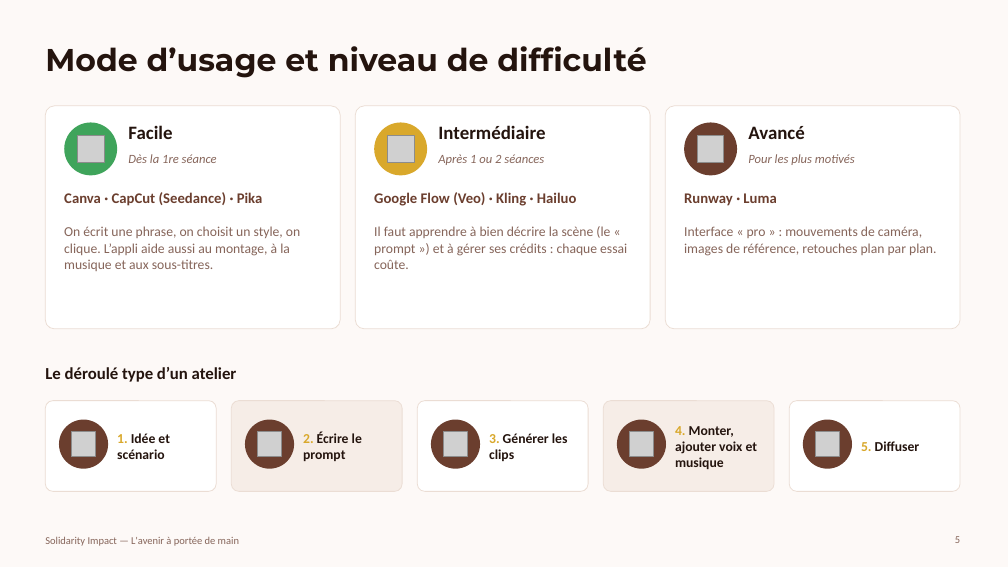
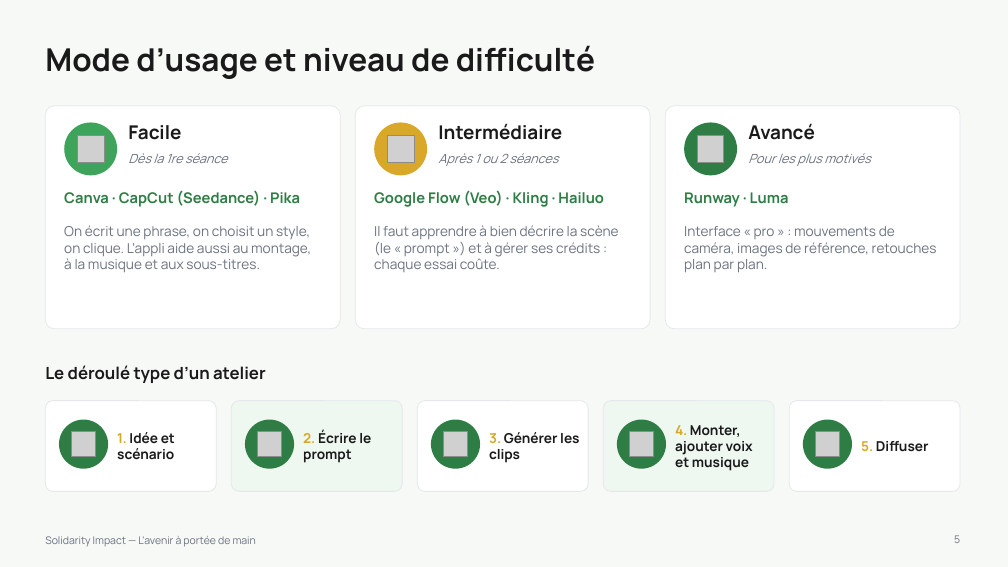
Before and after one commit to Sontsa1998/solidarity-impact, a slide deck: slide 5 of presentations/Benchmark_IA_video.pptx. Drawn at 1008x567 pixels with LibreOffice and Linux fonts; fonts in the diff are those of the drawing; grey boxes stand for pictures; background and template pictures are left out. Boxes give left, top, right and bottom in pixels: in the first picture for what was removed or moved away, otherwise in the second. Text is boxed around its words. In the diff, an @@ line names an element or a change of style, - is before the commit and + after.

```diff
--- a/presentations/Benchmark_IA_video.pptx
+++ b/presentations/Benchmark_IA_video.pptx
@@ background #FDF9F7 to #F7F9F7 @@
@@ title "Mode d’usage et niveau de ..." at (x1=45, y1=45, x2=595, y2=79): font Montserrat to Manrope, text colour #24140E to #1A1A1A @@
@@ font Calibri to Manrope, text colour #6B3E2E to #2E7D44 in 3 elements at (x1=64, y1=190, x2=300, y2=207), (x1=374, y1=190, x2=604, y2=207), (x1=684, y1=192, x2=789, y2=207) @@
@@ text "1. Idée et scénario" at (x1=117, y1=432, x2=175, y2=459): font Calibri to Manrope; text colour #24140E to #1A1A1A in "Idée et scénario" @@
@@ rounded rectangle at (x1=231, y1=401, x2=402, y2=492): fill #F6EDE7 to #EEF7F0; outline #EBDDD4 0.75 pt to #E5E7EB 0.75 pt @@
@@ text "2. Écrire le prompt" at (x1=303, y1=430, x2=371, y2=463): font Calibri to Manrope; text colour #24140E to #1A1A1A in "Écrire le prompt" @@
@@ text "3. Générer les clips" at (x1=489, y1=432, x2=579, y2=463): font Calibri to Manrope; text colour #24140E to #1A1A1A in "Générer les clips" @@
@@ rounded rectangle at (x1=603, y1=401, x2=774, y2=492): fill #F6EDE7 to #EEF7F0; outline #EBDDD4 0.75 pt to #E5E7EB 0.75 pt @@
@@ font Calibri to Manrope, text colour #24140E to #1A1A1A in 5 elements at (x1=128, y1=125, x2=181, y2=140), (x1=438, y1=124, x2=562, y2=140), (x1=748, y1=124, x2=815, y2=140), (x1=45, y1=365, x2=266, y2=383), (x1=675, y1=425, x2=753, y2=471) @@
@@ outline #EBDDD4 0.75 pt to #E5E7EB 0.75 pt in 6 elements at (x1=45, y1=106, x2=340, y2=329), (x1=355, y1=106, x2=650, y2=329), (x1=665, y1=106, x2=960, y2=329), (x1=45, y1=401, x2=216, y2=492), (x1=417, y1=401, x2=588, y2=492), (x1=789, y1=401, x2=960, y2=492) @@
@@ text "5. Diffuser" at (x1=861, y1=441, x2=929, y2=452): font Calibri to Manrope; text colour #24140E to #1A1A1A in "Diffuser" @@
@@ fill #6B3E2E to #2E7D44 in 6 elements at (x1=684, y1=123, x2=737, y2=175), (x1=59, y1=420, x2=108, y2=469), (x1=245, y1=420, x2=294, y2=469), (x1=431, y1=420, x2=480, y2=469), (x1=617, y1=420, x2=666, y2=469), (x1=803, y1=420, x2=852, y2=469) @@
@@ font Calibri to Manrope, text colour #86655A to #6B7280 in 8 elements at (x1=128, y1=153, x2=227, y2=163), (x1=64, y1=225, x2=311, y2=272), (x1=438, y1=153, x2=558, y2=166), (x1=374, y1=225, x2=618, y2=272), (x1=748, y1=153, x2=870, y2=166), (x1=684, y1=226, x2=937, y2=273), (x1=954, y1=535, x2=960, y2=543), (x1=45, y1=536, x2=256, y2=547) @@
```
Also in this commit, not shown: 6 other slides changed, 1 other file.
